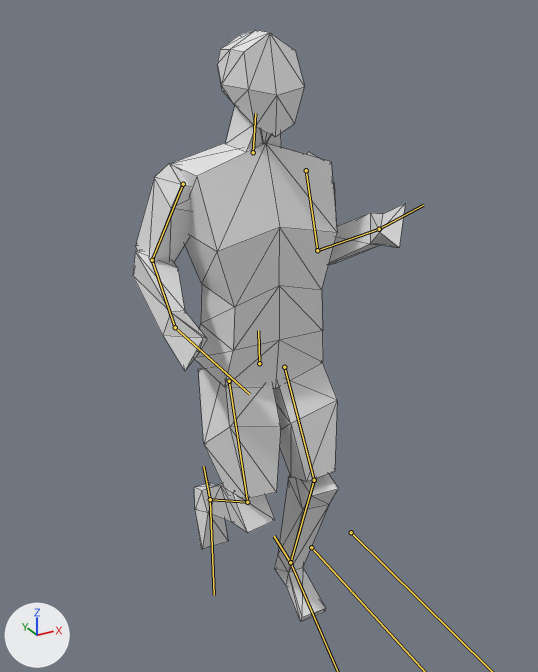
Two versions of the glTF model Import/Player.glb, one commit apart.
Rendered twice from a 50 mm lens placed at (-0.979, -1.841, 1.896), pointed at (0.06, 0.049, 0.951). Arrows for +X, +Y and +Z are at lower left; the lights stay in place. Both versions are drawn at frame 7 of the action 'Jog_Loop'; the numbers are the values there. The bones that bend it are drawn over the model as lines. Mesh edges are drawn as thin lines.
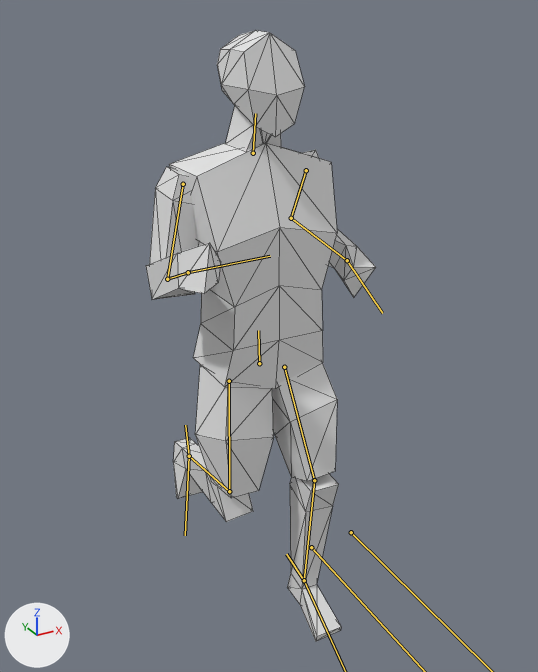
Edits to the scene script, one JSON object a line:
```json
{"block": "bone_upperarm_l", "where": "bone_upperarm_l = bpy.data.objects['Armature'].pose.bones['UpperArm.L']  # child of 'Body'"}
{"op": "set", "path": "bone_upperarm_l.rotation_quaternion", "old": "(0.997, -0.072, 0.02, -0.008)", "new": "(0.917, -0.384, 0.107, -0.029)", "note": "degrees (-8, 2, -1) -> degrees (-46, 10, -8)"}
{"block": "bone_lowerarm_l", "where": "bone_lowerarm_l = bpy.data.objects['Armature'].pose.bones['LowerArm.L']  # child of 'UpperArm.L'"}
{"op": "set", "path": "bone_lowerarm_l.rotation_quaternion", "old": "(0.508, 0.853, -0.121, 0.013)", "new": "(0.524, 0.843, -0.119, 0.012)", "note": "degrees (119, -8, -11) -> degrees (117, -8, -11)"}
{"block": "bone_upperleg_l", "where": "bone_upperleg_l = bpy.data.objects['Armature'].pose.bones['UpperLeg.L']  # child of 'Body'"}
{"op": "set", "path": "bone_upperleg_l.rotation_quaternion", "old": "(0.976, 0.214, 0.034, 0.023)", "new": "(0.973, 0.228, 0.038, 0.019)", "note": "degrees (25, 3, 3) -> degrees (27, 4, 3)"}
{"block": "bone_lowerleg_l", "where": "bone_lowerleg_l = bpy.data.objects['Armature'].pose.bones['LowerLeg.L']  # child of 'UpperLeg.L'"}
{"op": "set", "path": "bone_lowerleg_l.rotation_quaternion", "old": "(0.951, -0.305, 0.0, -0.054)", "new": "(0.973, -0.227, 0.0, -0.04)", "note": "degrees (-35, -2, -6) -> degrees (-26, -1, -5)"}
{"block": "bone_foot_l", "where": "bone_foot_l = bpy.data.objects['Armature'].pose.bones['Foot.L']  # child of 'LowerLeg.L'"}
{"op": "set", "path": "bone_foot_l.rotation_quaternion", "old": "(0.998, -0.036, -0.001, 0.043)", "new": "(0.993, -0.109, -0.009, 0.044)", "note": "degrees (-4, 0, 5) -> degrees (-13, -1, 5)"}
{"block": "bone_upperarm_r", "where": "bone_upperarm_r = bpy.data.objects['Armature'].pose.bones['UpperArm.R']  # child of 'Body'"}
{"op": "set", "path": "bone_upperarm_r.rotation_quaternion", "old": "(0.969, -0.239, -0.057, 0.007)", "new": "(1.0, -0.03, 0.0, 0.01)", "note": "degrees (-28, -6, 2) -> degrees (-3, 0, 1)"}
{"block": "bone_lowerarm_r", "where": "bone_lowerarm_r = bpy.data.objects['Armature'].pose.bones['LowerArm.R']  # child of 'UpperArm.R'"}
{"op": "set", "path": "bone_lowerarm_r.rotation_quaternion", "old": "(0.704, 0.703, 0.101, -0.009)", "new": "(0.577, 0.809, 0.116, -0.01)", "note": "degrees (91, 9, 8) -> degrees (110, 9, 10)"}
{"block": "bone_upperleg_r", "where": "bone_upperleg_r = bpy.data.objects['Armature'].pose.bones['UpperLeg.R']  # child of 'Body'"}
{"op": "set", "path": "bone_upperleg_r.rotation_quaternion", "old": "(0.973, 0.223, -0.035, -0.047)", "new": "(0.997, 0.045, -0.043, -0.039)", "note": "degrees (26, -3, -6) -> degrees (5, -5, -5)"}
{"block": "bone_lowerleg_r", "where": "bone_lowerleg_r = bpy.data.objects['Armature'].pose.bones['LowerLeg.R']  # child of 'UpperLeg.R'"}
{"op": "set", "path": "bone_lowerleg_r.rotation_quaternion", "old": "(0.768, -0.63, 0.0, 0.112)", "new": "(0.783, -0.613, 0.0, 0.109)", "note": "degrees (-78, 8, 10) -> degrees (-75, 8, 10)"}
{"block": "bone_foot_r", "where": "bone_foot_r = bpy.data.objects['Armature'].pose.bones['Foot.R']  # child of 'LowerLeg.R'"}
{"op": "set", "path": "bone_foot_r.rotation_quaternion", "old": "(0.99, -0.13, -0.01, -0.058)", "new": "(0.995, -0.078, -0.012, -0.056)", "note": "degrees (-15, -2, -6) -> degrees (-9, -2, -6)"}
```

Boxes (x1, y1, x2, y2) around the edits, measured in the pictures (538 x 672 px):
```json
{"object": "Cube", "change": "posed", "before": [133, 30, 405, 622], "after": [146, 30, 376, 642], "on screen": "15% narrower"}
{"bone": "UpperArm.L", "before": "(306, 170) to (317, 250)", "after": "(306, 170) to (291, 218)"}
{"bone": "LowerArm.L", "before": "(317, 250) to (379, 229)", "after": "(291, 218) to (347, 260)"}
{"bone": "LowerLeg.L", "before": "(314, 480) to (290, 562)", "after": "(314, 480) to (304, 580)"}
{"bone": "UpperArm.R", "before": "(183, 184) to (152, 260)", "after": "(183, 184) to (167, 279)"}
{"bone": "LowerArm.R", "before": "(152, 260) to (175, 327)", "after": "(167, 279) to (188, 272)"}
{"bone": "UpperLeg.R", "before": "(229, 381) to (247, 502)", "after": "(229, 381) to (229, 491)"}
{"bone": "LowerLeg.R", "before": "(247, 502) to (210, 499)", "after": "(229, 491) to (189, 456)"}
{"bone": "Foot.R", "before": "(210, 499) to (214, 595)", "after": "(189, 456) to (185, 535)"}
```
